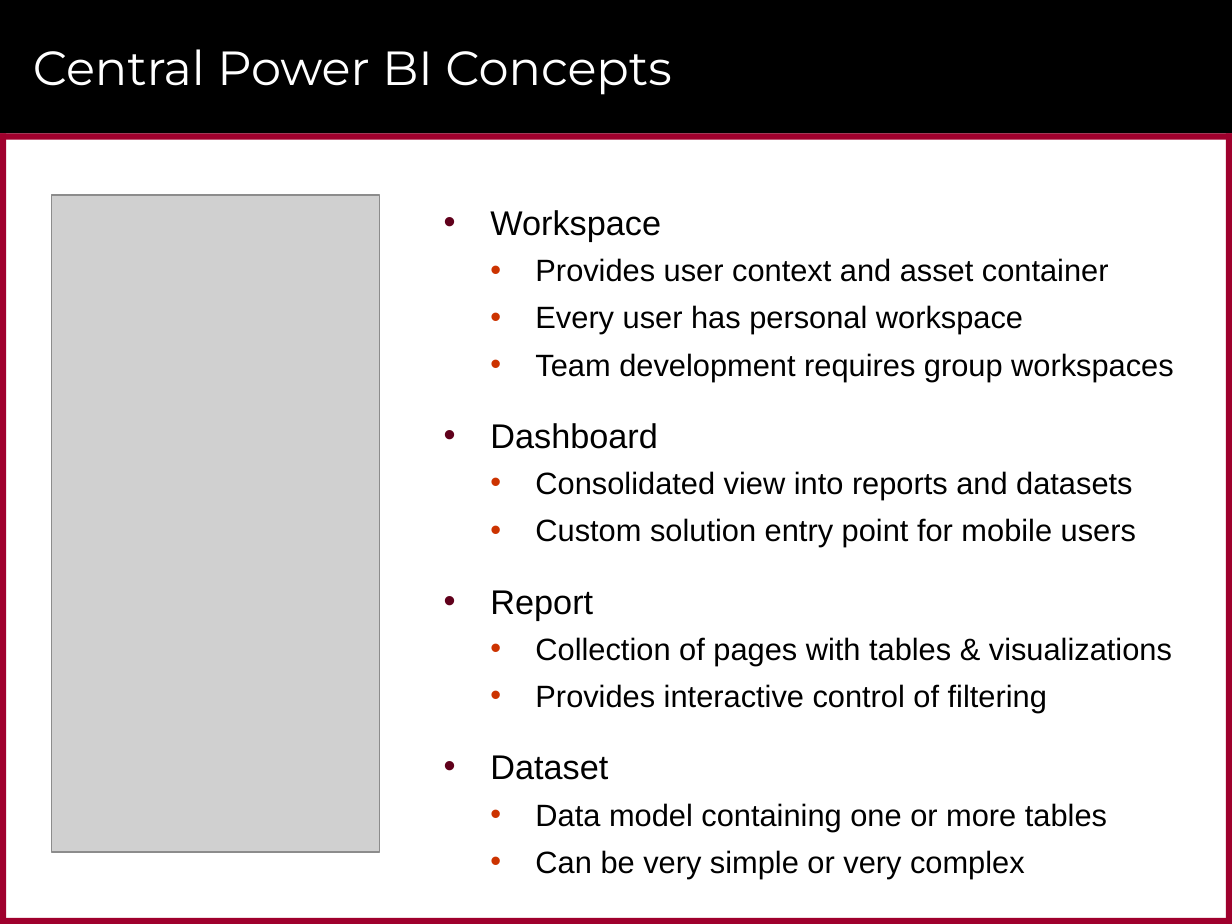
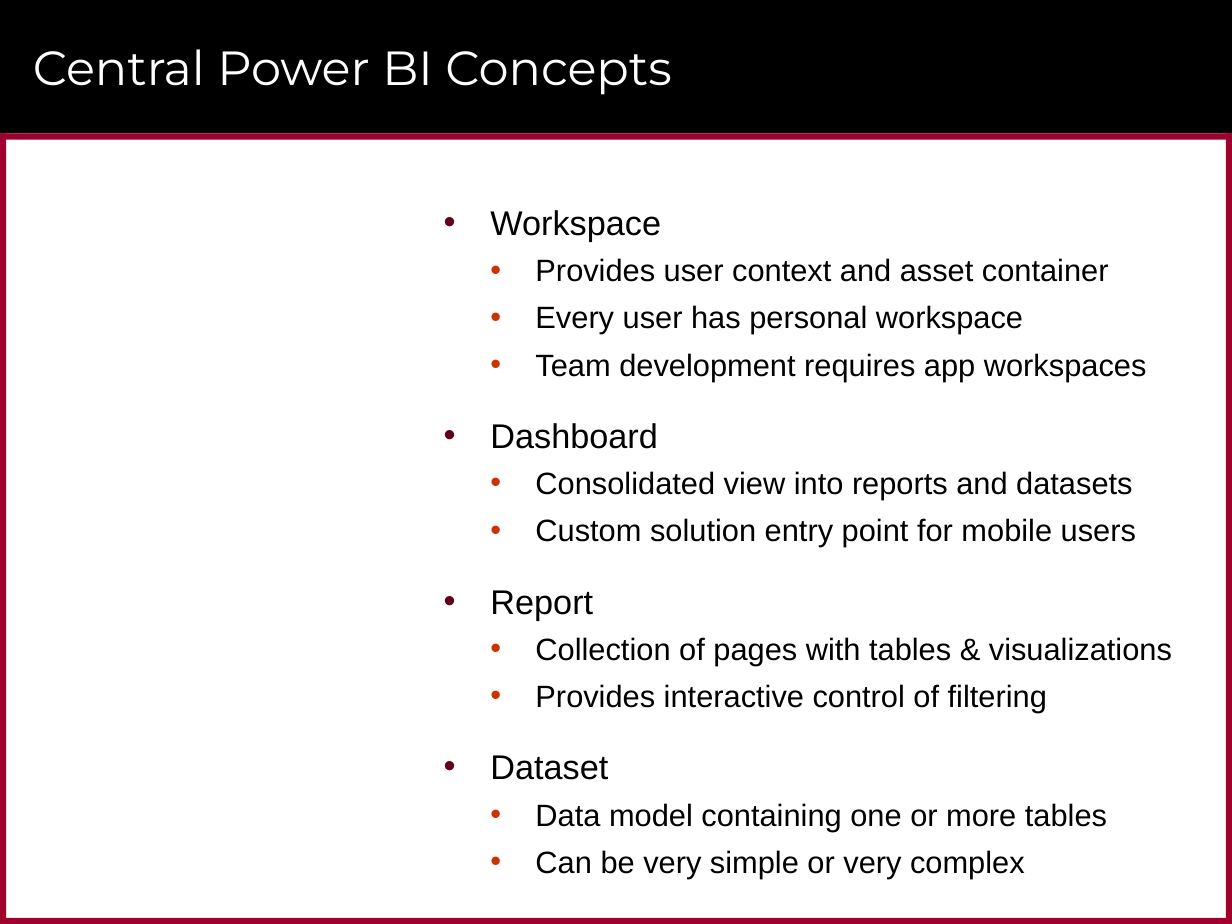
Before and after one commit to CriticalPathTraining/DevInADay, a slide deck: slide 9 of Modules/01_Intro/slides.pptx. Drawn at 1232x924 pixels with LibreOffice and Linux fonts; fonts in the diff are those of the drawing; grey boxes stand for pictures; background and template pictures are left out. Boxes give left, top, right and bottom in pixels: in the first picture for what was removed or moved away, otherwise in the second. Text is boxed around its words. In the diff, an @@ line names an element or a change of style, - is before the commit and + after.

```diff
--- a/Modules/01_Intro/slides.pptx
+++ b/Modules/01_Intro/slides.pptx
@@ picture removed at [52,195,381,851] @@
@@ text at [535,353,1147,381]: text changed @@
-  • Team development requires group workspaces
+  • Team development requires app workspaces
```
Also in this commit, not shown: 12 other slides changed, 2 slides added, 14 slides removed, 12 other files.
